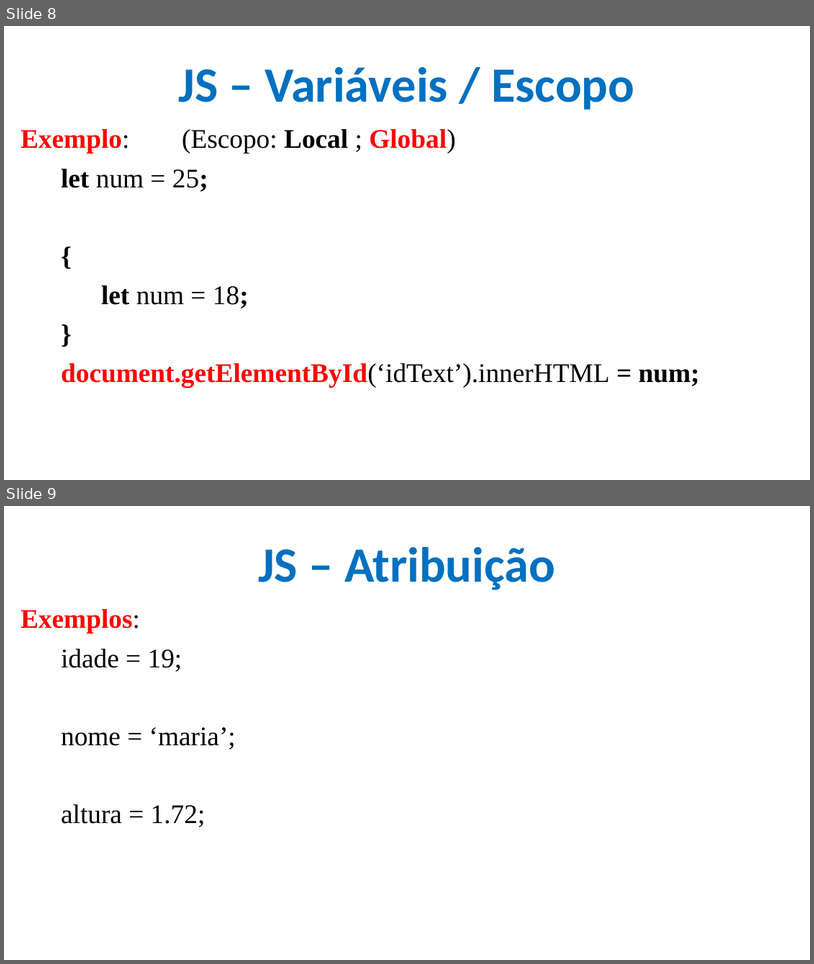
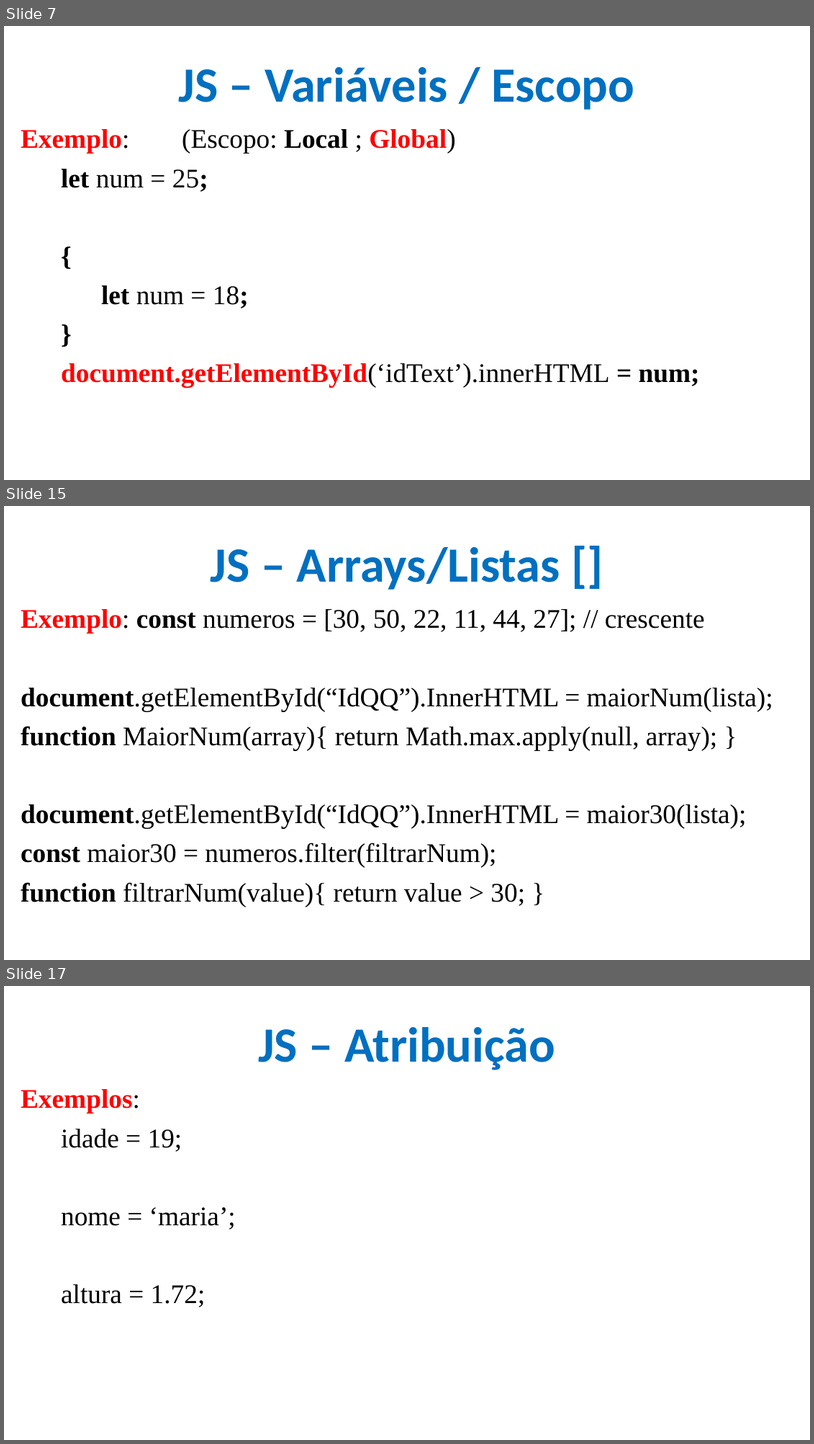
Before and after one commit to CloudEducationBrazil/WydenDesenvolvimentoWebPHP, a slide deck: 01 Classes/Aula 09 Desenvolvimento Web PHP - JS.pptx. Shown one above the other, each under a label of ours: slides 8 and 9 before the commit, slides 7, 15 and 17 after it; the slides between them are not shown. The pictures are 814x964 and 814x1444 pixels, drawn with LibreOffice and Linux fonts; fonts in the diff are those of the drawing; background and template pictures are left out. Boxes give left, top, right and bottom in pixels: in the first picture for what was removed or moved away, otherwise in the second. Text is boxed around its words. In the diff, an @@ line names an element or a change of style, - is before the commit and + after.

```diff
--- a/01 Classes/Aula 09 Desenvolvimento Web PHP - JS.pptx
+++ b/01 Classes/Aula 09 Desenvolvimento Web PHP - JS.pptx
@@ slide 15 added at <box>4,506,810,960</box>, background picture (left out) @@
@@ title added at <box>211,547,561,590</box>, 44 pt, text #0070C0, bold @@
+JS – Arrays/Listas []
@@ text added at <box>21,609,774,906</box>, 24 pt, text #000000 @@
+Exemplo: const numeros = [30, 50, 22, 11, 44, 27]; // crescente
+document.getElementById(“IdQQ”).InnerHTML = maiorNum(lista);
+function MaiorNum(array){ return Math.max.apply(null, array); }
+document.getElementById(“IdQQ”).InnerHTML = maior30(lista);
+const maior30 = numeros.filter(filtrarNum);
+function filtrarNum(value){ return value > 30; }
@@ what was slide 8 is now slide 7 @@
@@ what was slide 9 is now slide 17 @@
```
Also in this commit, not shown: 3 slides changed, 7 other slides added.
